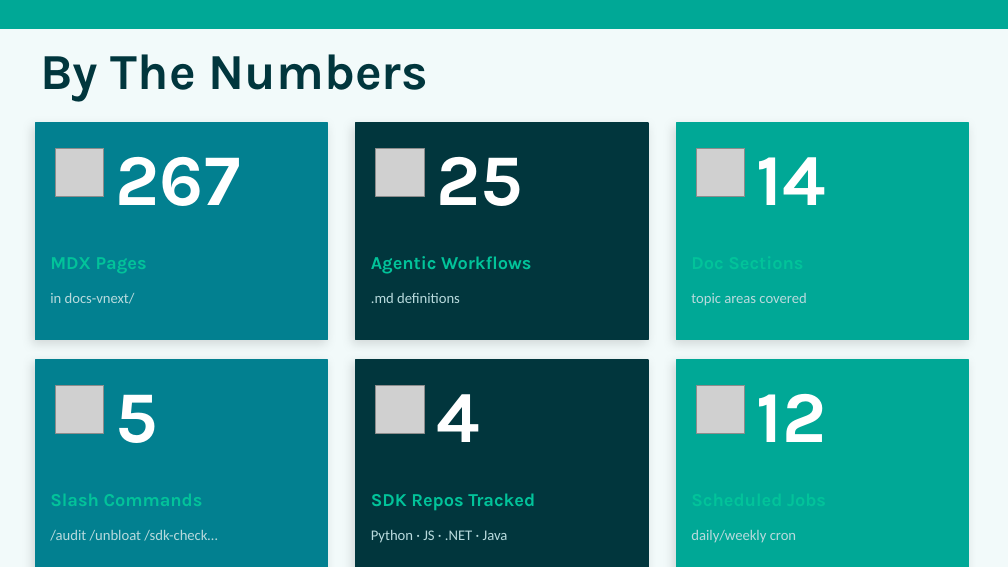
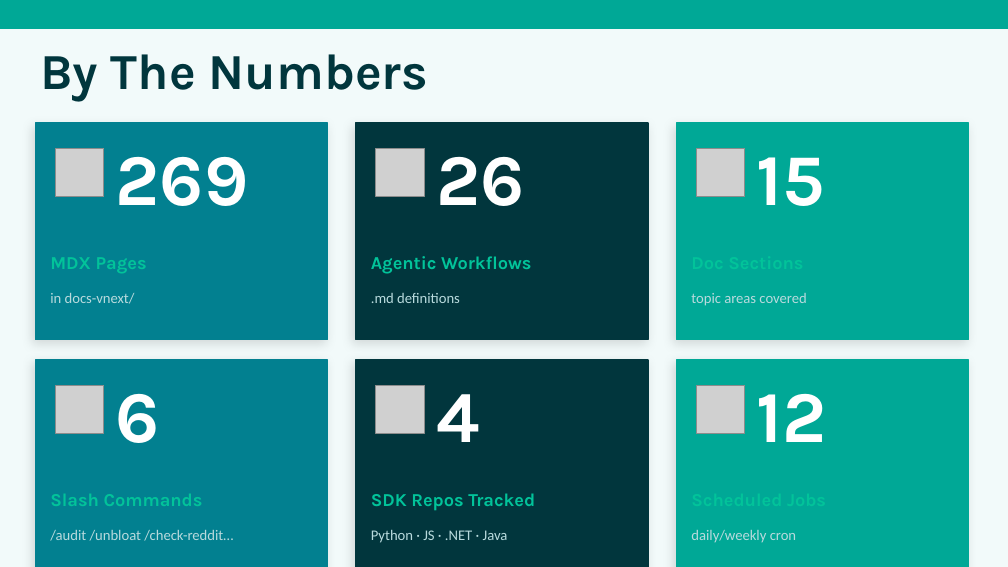
Before and after one commit to nicholasdbrady/foundry-docs, a slide deck: slide 10 of slides/foundry-docs-overview.pptx. Drawn at 1008x567 pixels with LibreOffice and Linux fonts; fonts in the diff are those of the drawing; grey boxes stand for pictures. Boxes give left, top, right and bottom in pixels: in the first picture for what was removed or moved away, otherwise in the second. Text is boxed around its words. In the diff, an @@ line names an element or a change of style, - is before the commit and + after.

```diff
--- a/slides/foundry-docs-overview.pptx
+++ b/slides/foundry-docs-overview.pptx
@@ text at (x1=116, y1=157, x2=249, y2=206): text changed @@
-267
+269
@@ text at (x1=436, y1=157, x2=524, y2=206): text changed @@
-25
+26
@@ text at (x1=757, y1=157, x2=825, y2=206): text changed @@
-14
+15
@@ text at (x1=116, y1=394, x2=160, y2=443): text changed @@
-5
+6
@@ text at (x1=50, y1=530, x2=233, y2=541): text changed @@
-/audit /unbloat /sdk-check…
+/audit /unbloat /check-reddit…
```
Also in this commit, not shown: 6 other slides changed, 1 other file.
